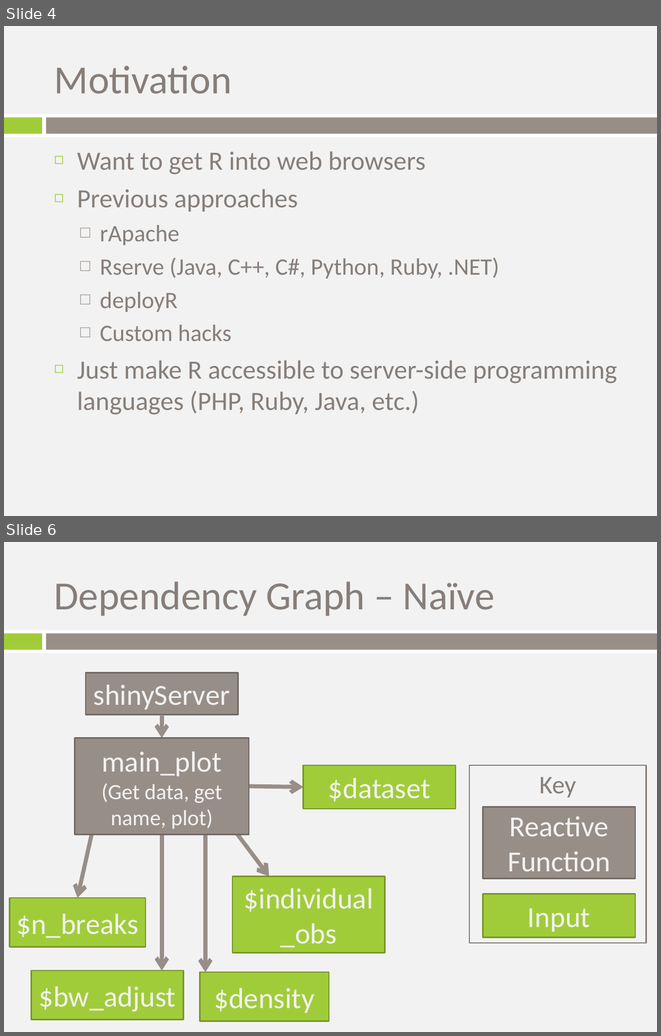
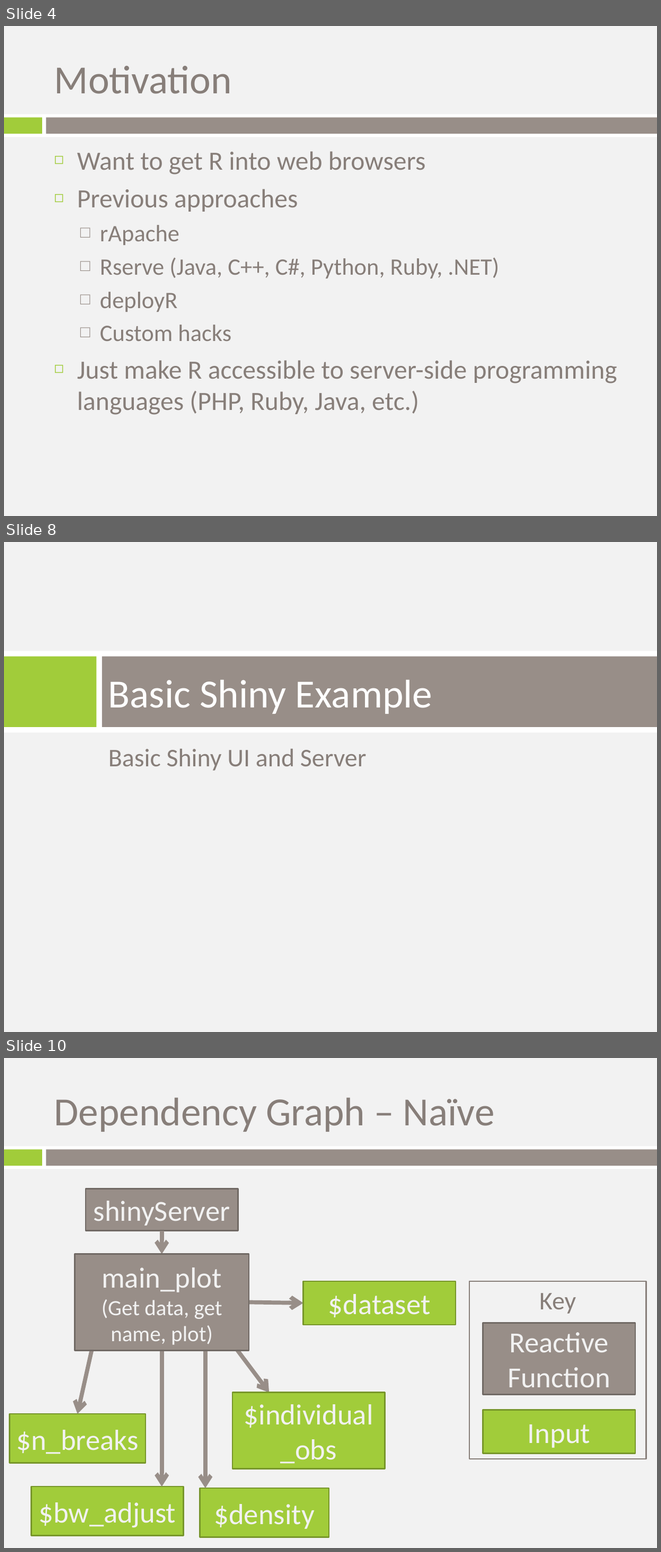
Before and after one commit to trestletech/shiny-sandbox, a slide deck: shiny_introduction.pptx. Shown one above the other, each under a label of ours: slides 4 and 6 before the commit, slides 4, 8 and 10 after it; the slides between them are not shown. The pictures are 661x1036 and 661x1552 pixels, drawn with LibreOffice and Linux fonts; fonts in the diff are those of the drawing; background and template pictures are left out. Boxes give left, top, right and bottom in pixels: in the first picture for what was removed or moved away, otherwise in the second. Text is boxed around its words. In the diff, an @@ line names an element or a change of style, - is before the commit and + after.

```diff
--- a/shiny_introduction.pptx
+++ b/shiny_introduction.pptx
@@ slide 8 added at box(4, 542, 657, 1032), background picture (left out) @@
@@ rectangle added at box(4, 651, 657, 733), fill #FFFFFF @@
@@ rectangle added at box(4, 656, 97, 727), fill #A1CC3A @@
@@ rectangle added at box(102, 656, 657, 727), fill #988E88 @@
@@ title added at box(108, 680, 432, 714), 44 pt, text #FFFFFF @@
+Basic Shiny Example
@@ text added at box(108, 749, 366, 770), 28 pt, text #877E79 @@
+Basic Shiny UI and Server
@@ what was slide 6 is now slide 10 @@
```
Also in this commit, not shown: 2 slides changed, 4 other slides added.
